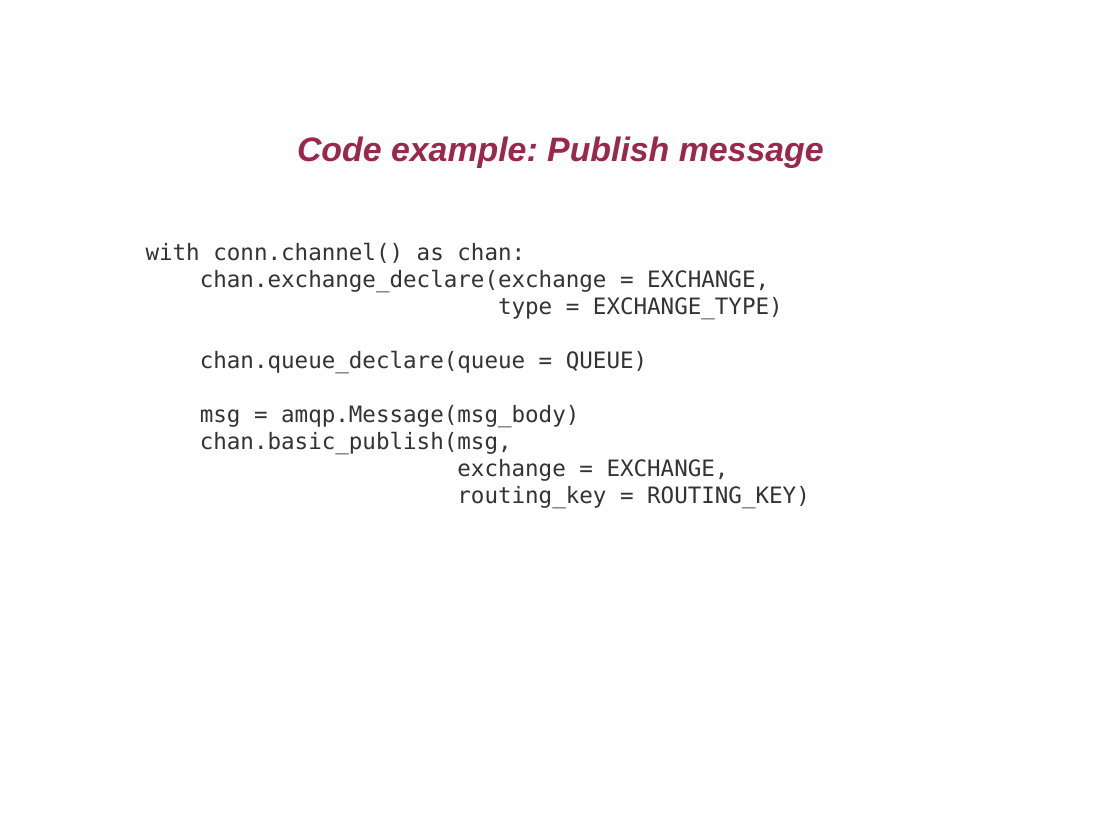
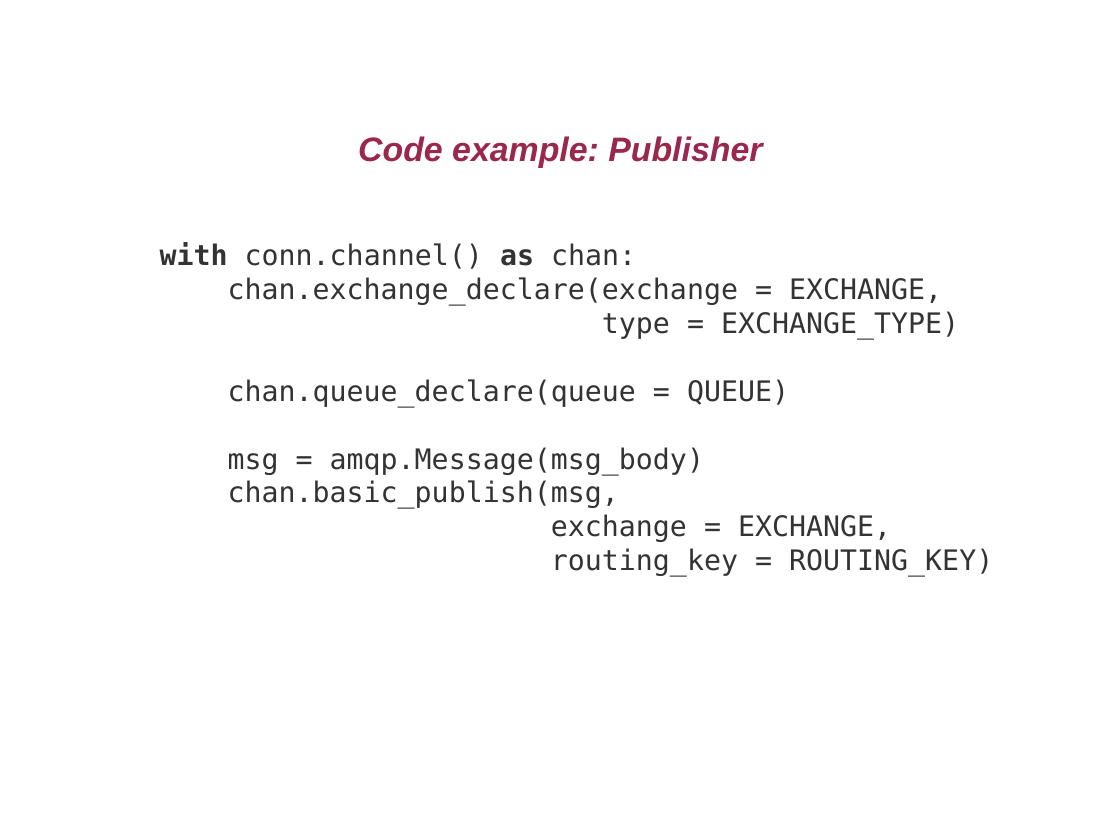
Before and after one commit to AlexanderAA/nzpug, a slide deck: slide 8 of jul2011/slides/slides.odp. Drawn at 1120x840 pixels with LibreOffice and Linux fonts; fonts in the diff are those of the drawing; background and template pictures are left out. Boxes give left, top, right and bottom in pixels: in the first picture for what was removed or moved away, otherwise in the second. Text is boxed around its words. In the diff, an @@ line names an element or a change of style, - is before the commit and + after.

```diff
--- a/jul2011/slides/slides.odp
+++ b/jul2011/slides/slides.odp
@@ title at [358,136,762,168]: text changed @@
-Code example: Publish message
+Code example: Publisher
@@ text "with conn.channel() as chan:" at [160,243,993,576]: size 16 to 20 pt; bold on in "with as" @@
```
Also in this commit, not shown: 7 other slides changed, 2 other files.
